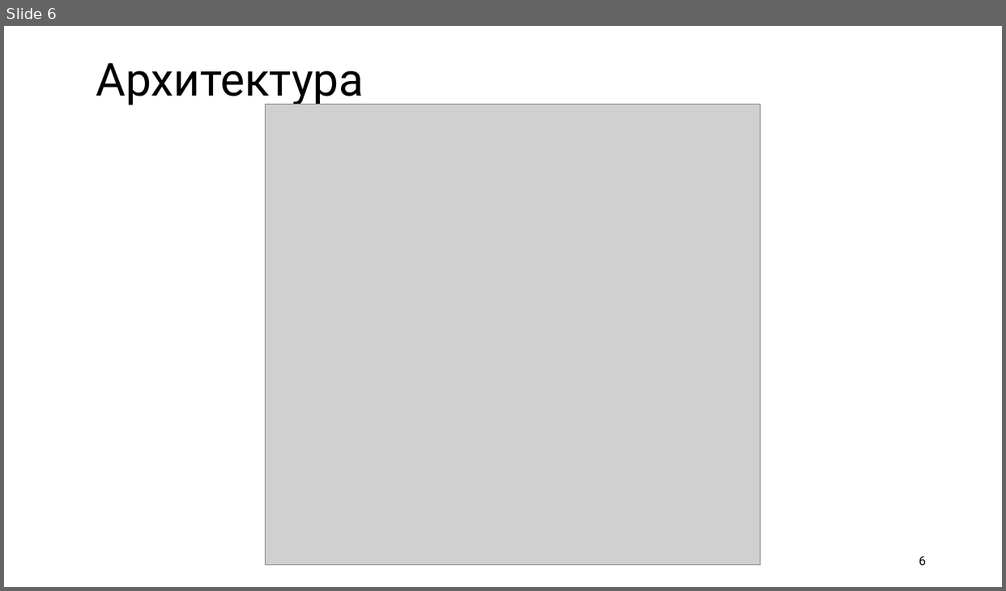
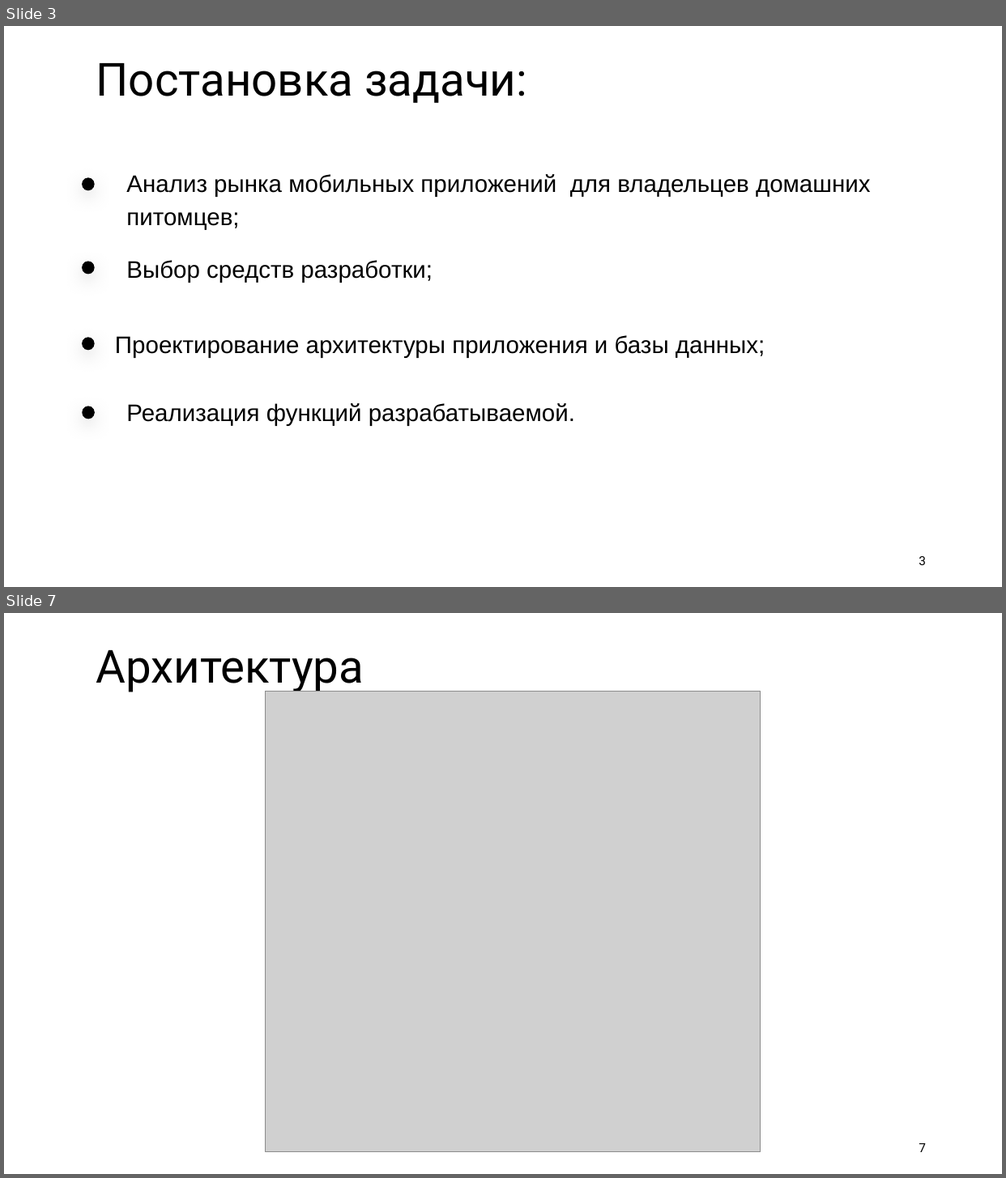
Before and after one commit to kattrin0/petDiarry_, a slide deck: documentation/презентация_PetDiary.pptx. Shown one above the other, each under a label of ours: slide 6 before the commit, slides 3 and 7 after it; the slides between them are not shown. The pictures are 1006x591 and 1006x1178 pixels, drawn with LibreOffice and Linux fonts; fonts in the diff are those of the drawing; grey boxes stand for pictures. Boxes give left, top, right and bottom in pixels: in the first picture for what was removed or moved away, otherwise in the second. Text is boxed around its words. In the diff, an @@ line names an element or a change of style, - is before the commit and + after.

```diff
--- a/documentation/презентация_PetDiary.pptx
+++ b/documentation/презентация_PetDiary.pptx
@@ slide 3 added at [4, 26, 1002, 587], background #FFFFFF @@
@@ text added at [96, 63, 527, 103], 44 pt, text #000000 @@
+Постановка задачи:
@@ ellipse added at [82, 178, 95, 190], fill #000000 @@
@@ text added at [126, 174, 871, 230], 23 pt, text #000000 @@
+Анализ рынка мобильных приложений для владельцев домашних питомцев;
@@ ellipse added at [82, 261, 95, 274], fill #000000 @@
@@ text added at [126, 260, 432, 282], 23 pt, text #000000 @@
+Выбор средств разработки;
@@ ellipse added at [82, 337, 95, 350], fill #000000 @@
@@ text added at [115, 335, 765, 358], 23 pt, text #000000 @@
+Проектирование архитектуры приложения и базы данных;
@@ ellipse added at [82, 407, 95, 419], fill #000000 @@
@@ text added at [126, 403, 575, 426], 23 pt, text #000000 @@
+Реализация функций разрабатываемой.
@@ page number added at [918, 557, 926, 565], 12 pt, text #000000 @@
+3
@@ what was slide 6 is now slide 7 @@
@@ page number at [918, 1144, 926, 1152]: text changed @@
-6
+7
```
Also in this commit, not shown: 6 slides changed, 1 other slide added, 2 slides removed.
